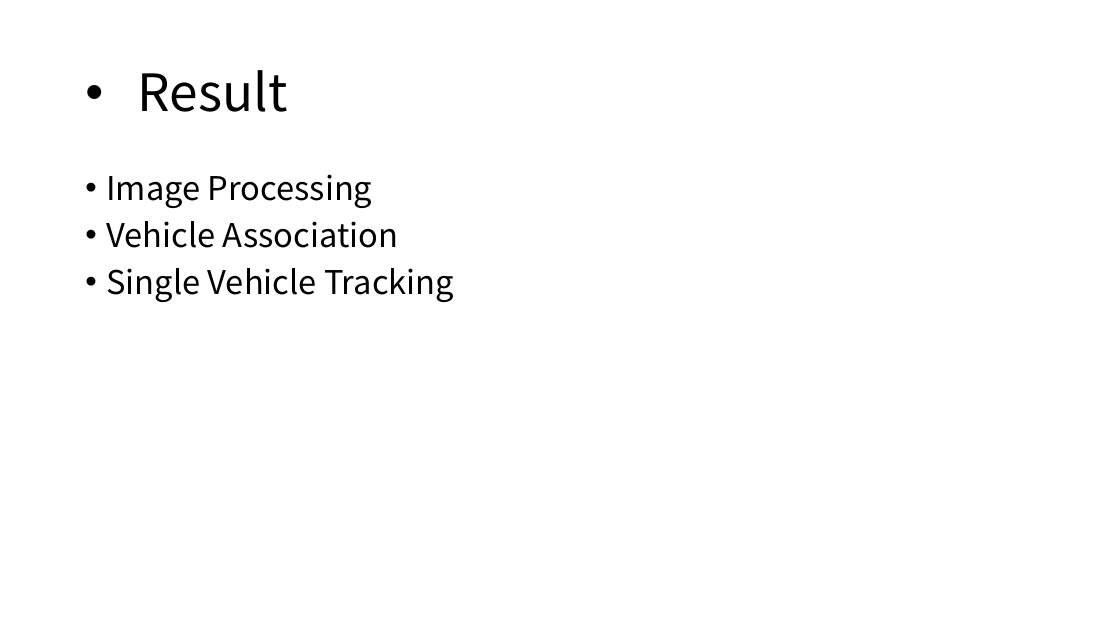
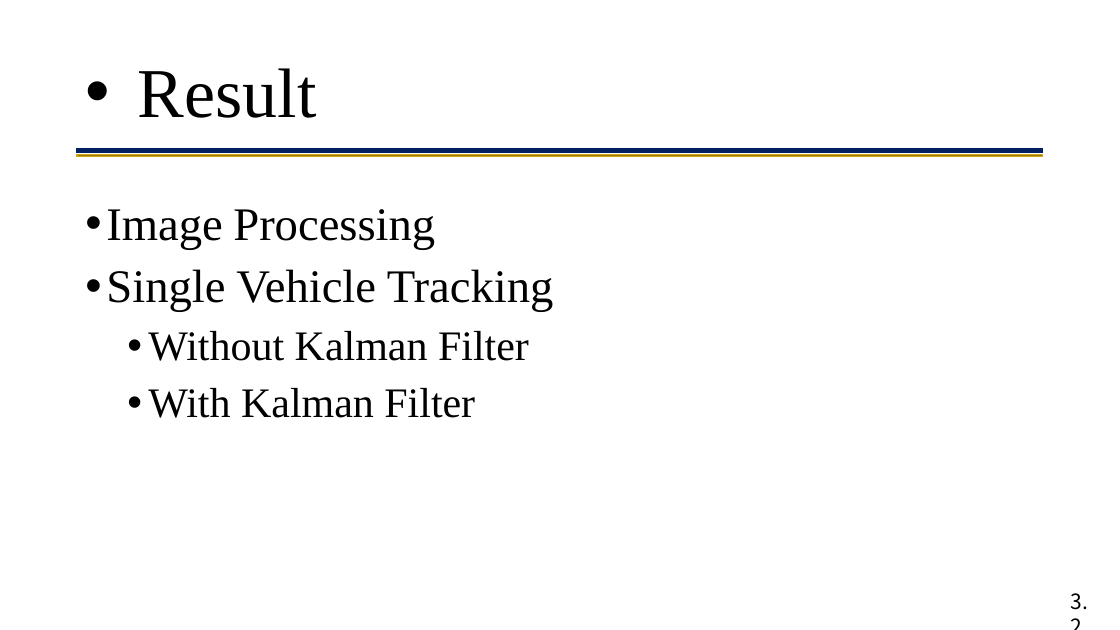
Before and after one commit to yezehao/final-year-project, a slide deck: slide 13 of deliverable/presentation/presentation.pptx. Drawn at 1120x630 pixels with LibreOffice and Linux fonts; fonts in the diff are those of the drawing. Boxes give left, top, right and bottom in pixels: in the first picture for what was removed or moved away, otherwise in the second. Text is boxed around its words. In the diff, an @@ line names an element or a change of style, - is before the commit and + after.

```diff
--- a/deliverable/presentation/presentation.pptx
+++ b/deliverable/presentation/presentation.pptx
@@ title "Result" at bbox=[138, 68, 317, 118]: size 44 to 60 pt, font Noto Sans CJK SC to Times New Roman @@
@@ rectangle added at bbox=[77, 149, 1044, 152], fill #002060, outline #002060 1 pt @@
@@ rectangle added at bbox=[77, 155, 1044, 156], fill #997B0F, outline #CDA715 1 pt @@
@@ text "Image Processing": place and size @@
-text "Image Processing" at bbox=[106, 174, 454, 302]
+text "Image Processing" at bbox=[106, 209, 554, 418]
@@ text at bbox=[106, 209, 554, 312]: size 28 to 40 pt, font Noto Sans CJK SC to Times New Roman in "Image Processing", "Single Vehicle Tracking" @@
@@ text at bbox=[106, 221, 398, 248]: paragraph removed @@
-• Vehicle Association
@@ text at bbox=[148, 331, 529, 418]: paragraphs added @@
+    • Without Kalman Filter
+    • With Kalman Filter
@@ text added at bbox=[1071, 593, 1088, 610], 18 pt, text #000000 @@
+3.2
```
Also in this commit, not shown: 6 other slides changed, 13 slides added, 5 slides removed, 1 other file.
